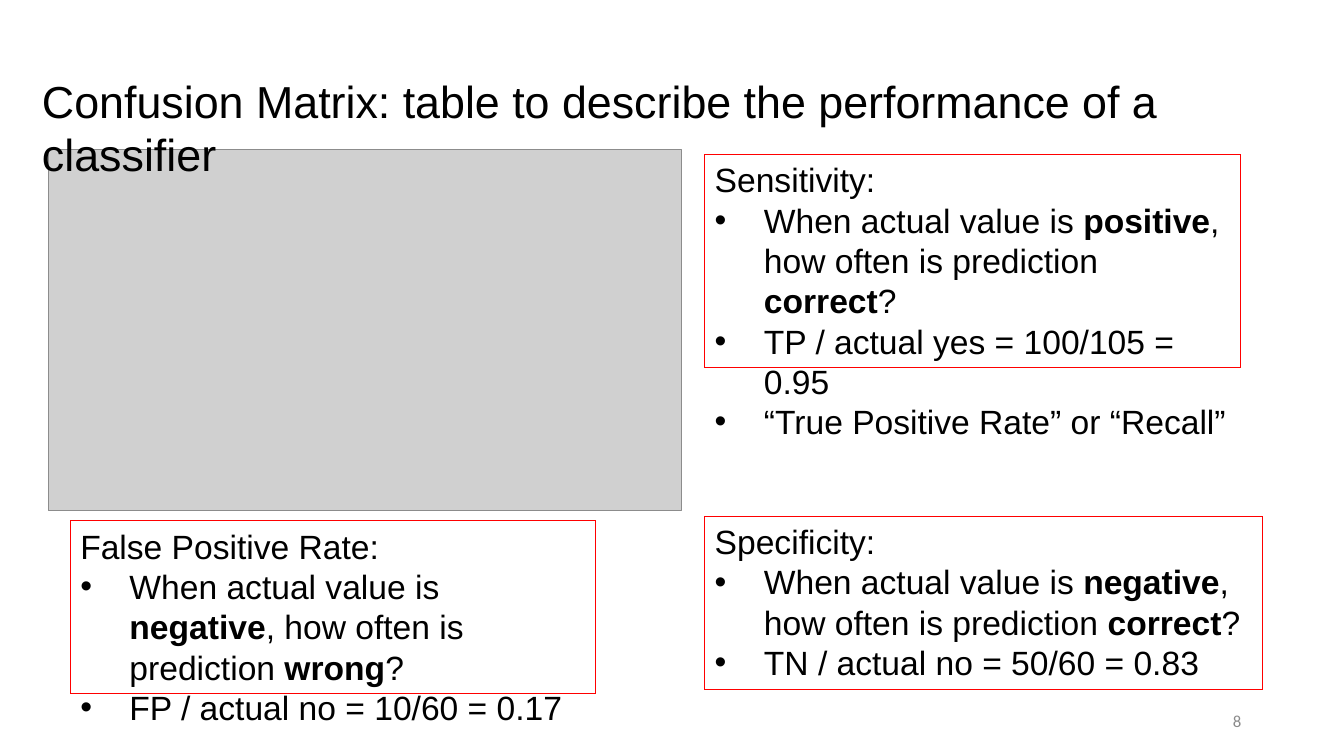
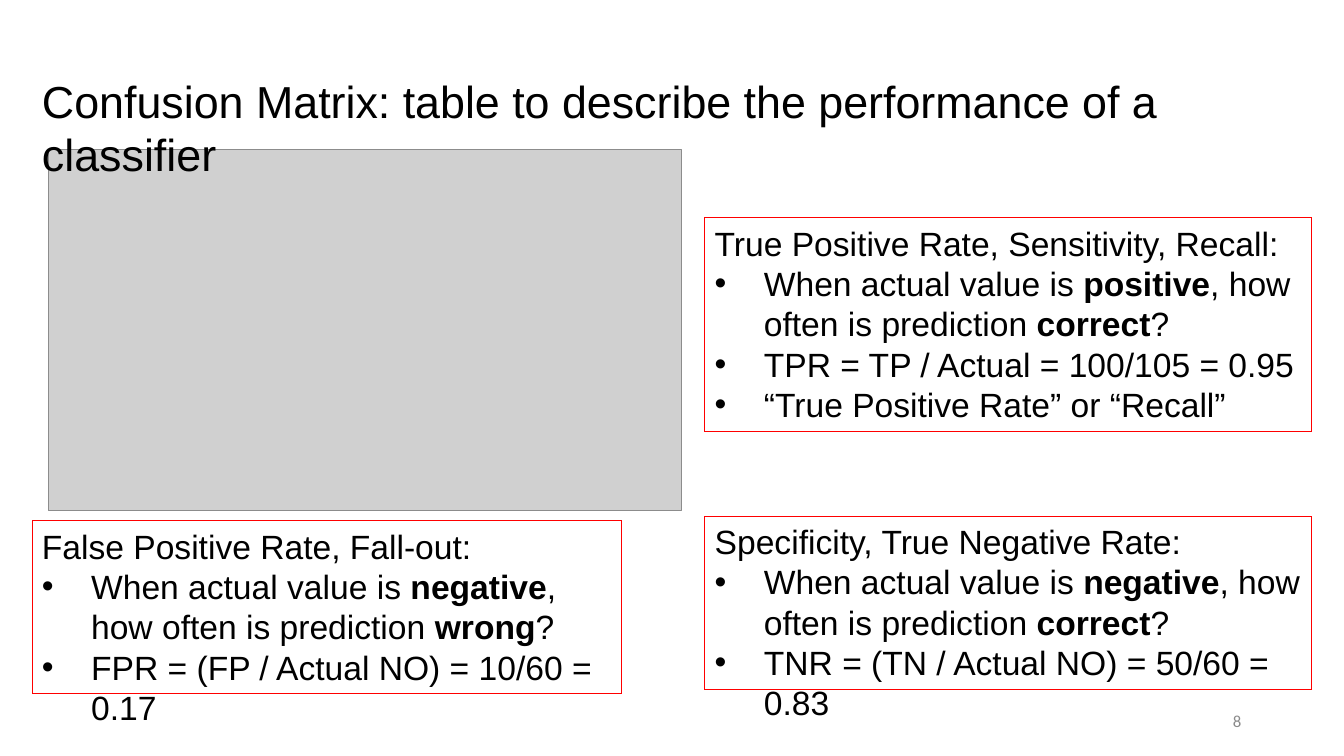
Before and after one commit to jayurbain/DataScienceIntro, a slide deck: slide 8 of slides/07_model_evaluation_and_metrics.pptx. Drawn at 1344x756 pixels with LibreOffice and Linux fonts; fonts in the diff are those of the drawing; grey boxes stand for pictures. Boxes give left, top, right and bottom in pixels: in the first picture for what was removed or moved away, otherwise in the second. Text is boxed around its words. In the diff, an @@ line names an element or a change of style, - is before the commit and + after.

Commit message:
minor updates to slides

```diff
--- a/slides/07_model_evaluation_and_metrics.pptx
+++ b/slides/07_model_evaluation_and_metrics.pptx
@@ rectangle "True Positive Rate, Sensitivity, Recall:": place and size @@
-rectangle "True Positive Rate, Sensitivity, Recall:" at box(705, 154, 1241, 368)
+rectangle "True Positive Rate, Sensitivity, Recall:" at box(705, 218, 1312, 432)
@@ text in rectangle at box(715, 231, 1279, 263): text changed @@
-Sensitivity:
+True Positive Rate, Sensitivity, Recall:
@@ text in rectangle at box(764, 352, 1293, 378): text changed @@
-• TP / actual yes = 100/105 = 0.95
+• TPR = TP / Actual = 100/105 = 0.95
@@ rectangle "False Positive Rate, Fall-out:": place and size @@
-rectangle "False Positive Rate, Fall-out:" at box(71, 520, 596, 694)
+rectangle "False Positive Rate, Fall-out:" at box(32, 520, 622, 694)
@@ text in rectangle at box(42, 534, 471, 564): text changed @@
-False Positive Rate:
+False Positive Rate, Fall-out:
@@ rectangle "Specificity, True Negative Rate:": place and size @@
-rectangle "Specificity, True Negative Rate:" at box(705, 516, 1262, 690)
+rectangle "Specificity, True Negative Rate:" at box(705, 516, 1312, 690)
@@ text in rectangle at box(715, 529, 1181, 561): text changed @@
-Specificity:
+Specificity, True Negative Rate:
@@ text in rectangle at box(91, 655, 563, 687): text changed @@
-• FP / actual no = 10/60 = 0.17
+• FPR = (FP / Actual NO) = 10/60 = 0.17
@@ text in rectangle at box(764, 650, 1240, 682): text changed @@
-• TN / actual no = 50/60 = 0.83
+• TNR = (TN / Actual NO) = 50/60 = 0.83
```
Also in this commit, not shown: 2 other slides changed, 7 slides added, 1 other file.
